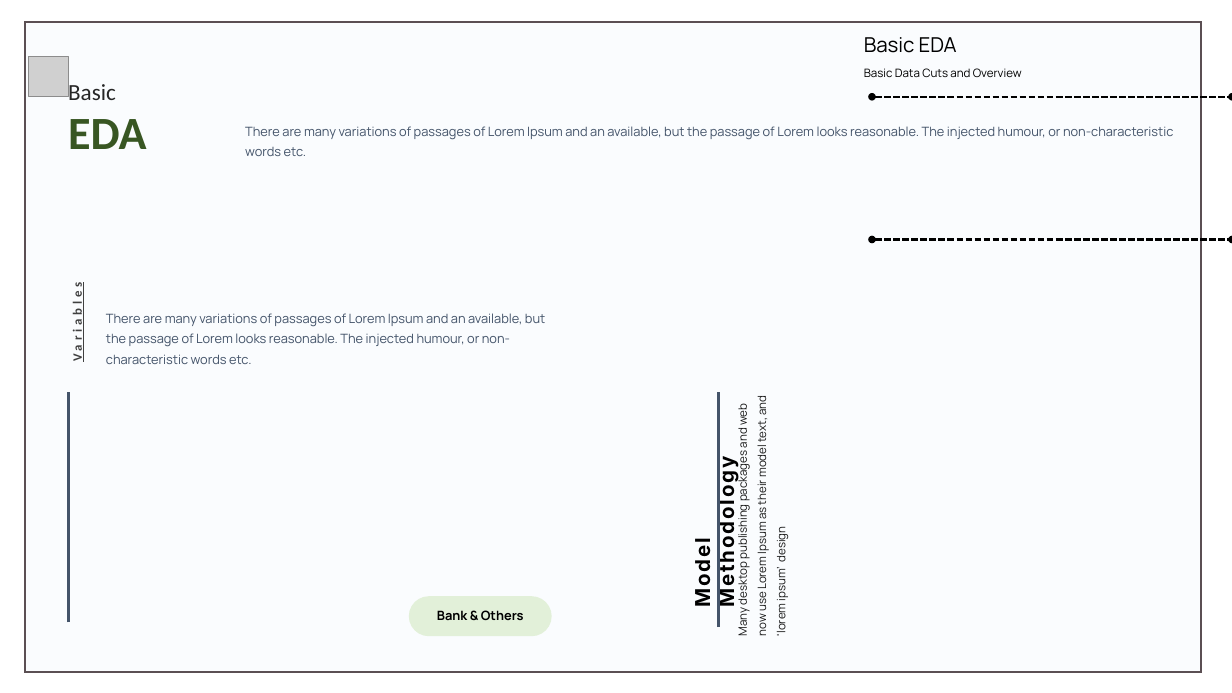
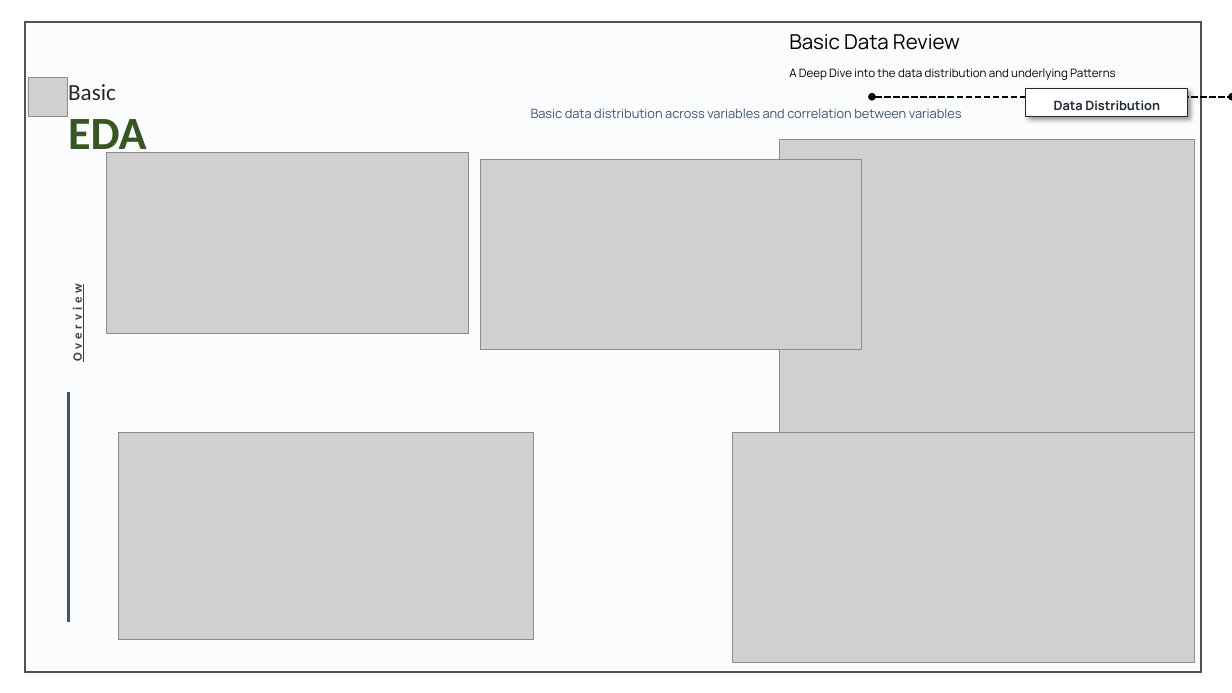
Before and after one commit to DwaipayanDutta/SAS_Data_model-Sample, a slide deck: slide 4 of Presentation/Model_Presentation.pptx. Drawn at 1232x693 pixels with LibreOffice and Linux fonts; fonts in the diff are those of the drawing; grey boxes stand for pictures. Boxes give left, top, right and bottom in pixels: in the first picture for what was removed or moved away, otherwise in the second. Text is boxed around its words. In the diff, an @@ line names an element or a change of style, - is before the commit and + after.

```diff
--- a/Presentation/Model_Presentation.pptx
+++ b/Presentation/Model_Presentation.pptx
@@ text at (x1=789, y1=34, x2=960, y2=50): text changed @@
-Basic EDA
+Basic Data Review
@@ picture moved from (x1=29, y1=56, x2=68, y2=96) to (x1=28, y1=77, x2=67, y2=116) @@
@@ text at (x1=789, y1=68, x2=1116, y2=80): text changed @@
-Basic Data Cuts and Overview
+A Deep Dive into the data distribution and underlying Patterns
@@ rectangle added at (x1=1026, y1=89, x2=1189, y2=117), fill #FFFFFF, outline #222A35 0.75 pt, 10 pt, text #222A35, bold @@
+Data Distribution
@@ text at (x1=531, y1=108, x2=962, y2=118): text changed @@
-There are many variations of passages of Lorem Ipsum and an available, but the passage of Lorem looks reasonable. The injected humour, or non-characteristic words etc.
+Basic data distribution across variables and correlation between variables
@@ picture added at (x1=780, y1=140, x2=1195, y2=433) @@
@@ picture added at (x1=106, y1=152, x2=469, y2=334) @@
@@ picture added at (x1=481, y1=159, x2=862, y2=349) @@
@@ double arrow removed from (872, 239) to (1232, 239) @@
@@ text at (x1=70, y1=291, x2=86, y2=360): text changed @@
-Variables
+Overview
@@ text removed at (x1=106, y1=313, x2=545, y2=364) @@
-There are many variations of passages of Lorem Ipsum and an available, but the passage of Lorem looks reasonable. The injected humour, or non-characteristic words etc.
@@ text removed at (x1=426, y1=314, x2=770, y2=636) @@
-Many desktop publishing packages and web
-now use Lorem Ipsum as their model text, and
-'lorem ipsum’ design
@@ line removed from (718, 623) to (718, 392) @@
@@ line removed from (718, 628) to (718, 396) @@
@@ picture added at (x1=118, y1=433, x2=534, y2=640) @@
@@ picture added at (x1=733, y1=433, x2=1195, y2=664) @@
@@ text removed at (x1=690, y1=471, x2=740, y2=605) @@
-Model Methodology
@@ rounded rectangle removed at (x1=409, y1=596, x2=552, y2=636) @@
@@ text removed at (x1=437, y1=610, x2=524, y2=620) @@
-Bank & Others
```
Also in this commit, not shown: 4 other slides changed, 2 other files.
